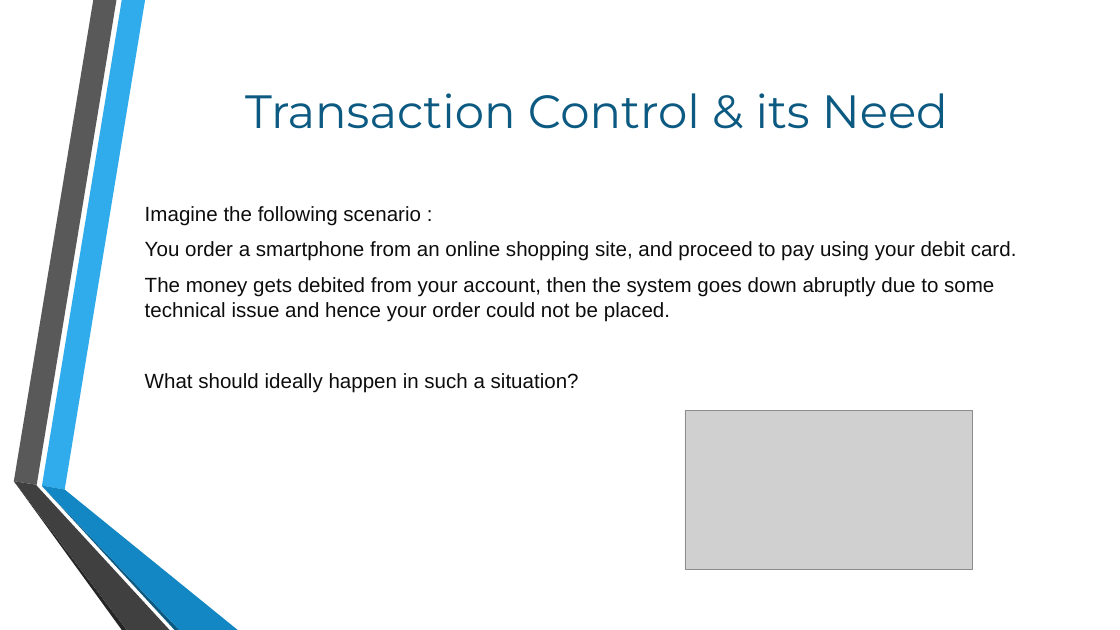
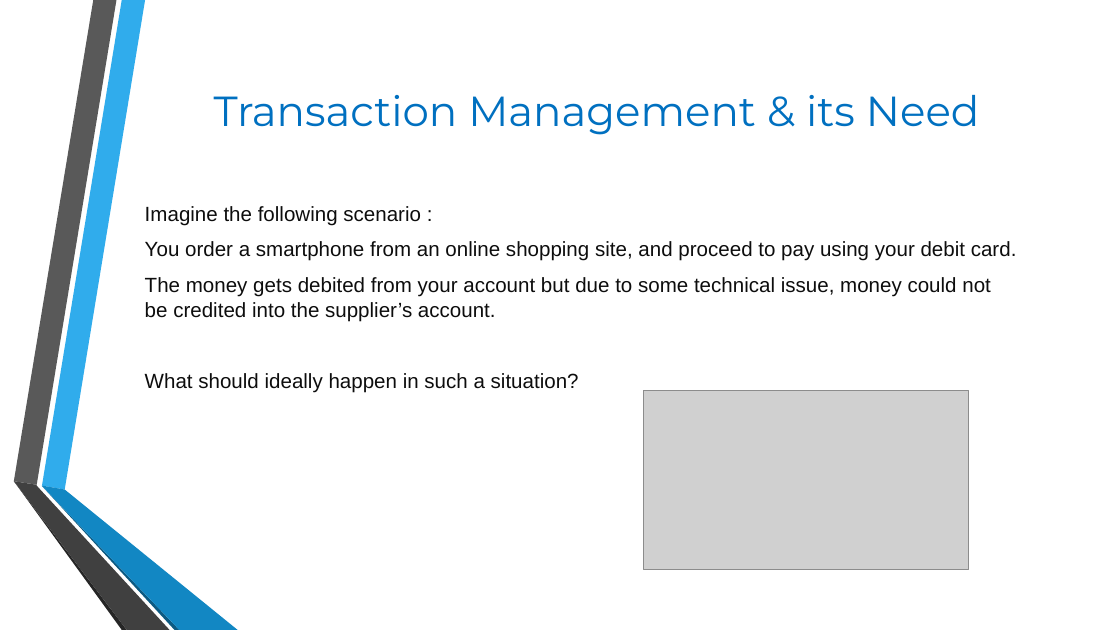
Before and after one commit to SohamPurohit/Team, a slide deck: slide 3 of ShubhamPal.pptx. Drawn at 1120x630 pixels with LibreOffice and Linux fonts; fonts in the diff are those of the drawing; grey boxes stand for pictures; background and template pictures are left out. Boxes give left, top, right and bottom in pixels: in the first picture for what was removed or moved away, otherwise in the second. Text is boxed around its words. In the diff, an @@ line names an element or a change of style, - is before the commit and + after.

Commit message:
PPT
PPT

```diff
--- a/ShubhamPal.pptx
+++ b/ShubhamPal.pptx
@@ title at (214,95,979,135): text changed; size 40 to 36 pt; text colour #0C5A82 to #0070C0 @@
-Transaction Control & its Need
+Transaction Management & its Need
@@ text at (145,277,991,322): text changed @@
-The money gets debited from your account, then the system goes down abruptly due to some technical issue and hence your order could not be placed.
+The money gets debited from your account but due to some technical issue, money could not be credited into the supplier’s account.
@@ picture: place and size @@
-picture at (685,411,973,570)
+picture at (644,391,969,571)
```
Also in this commit, not shown: 2 other slides changed.
